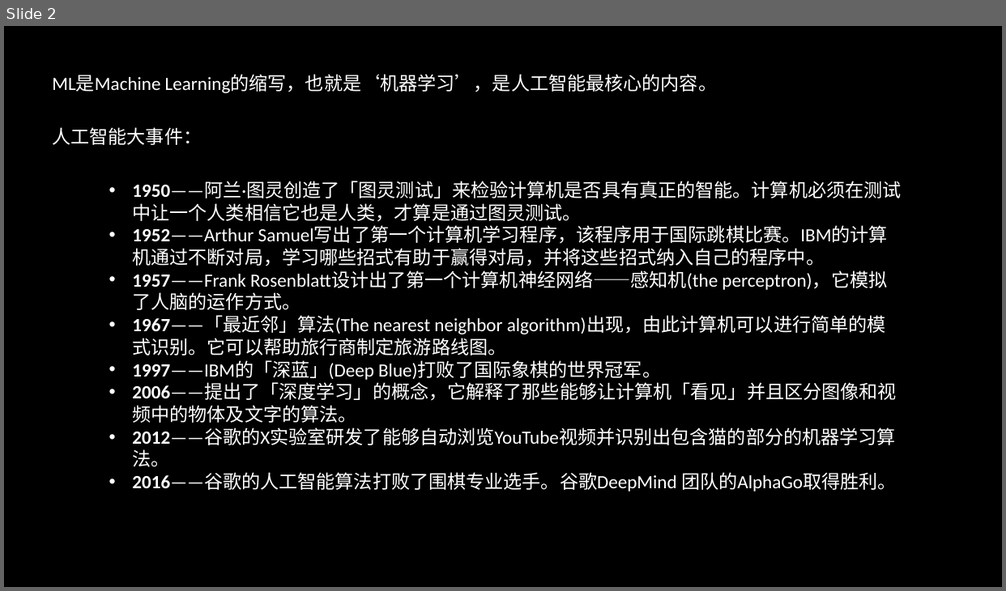
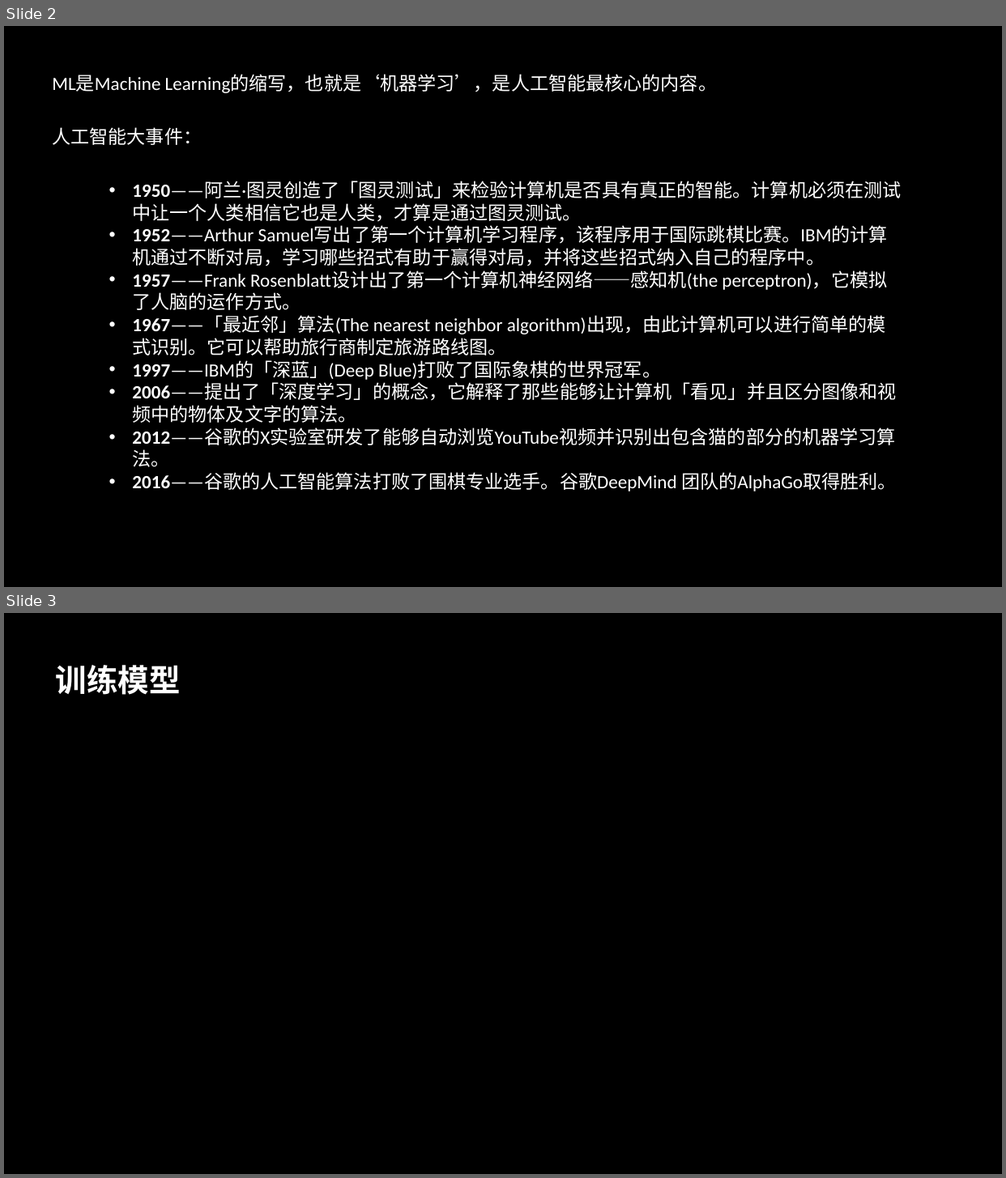
Before and after one commit to GuanyiLL/Study, a slide deck: Swift/CoreMLResearching/CoreML.pptx. Shown one above the other, each under a label of ours: slide 2 before the commit, slides 2 and 3 after it. The pictures are 1006x591 and 1006x1178 pixels, drawn with LibreOffice and Linux fonts; fonts in the diff are those of the drawing. Boxes give left, top, right and bottom in pixels: in the first picture for what was removed or moved away, otherwise in the second. Text is boxed around its words. In the diff, an @@ line names an element or a change of style, - is before the commit and + after.

```diff
--- a/Swift/CoreMLResearching/CoreML.pptx
+++ b/Swift/CoreMLResearching/CoreML.pptx
@@ slide 3 added at (4,613,1002,1174), background #000000 @@
@@ text added at (56,665,181,695), 30 pt, text #FFFFFF, bold @@
+训练模型
```
Also in this commit, not shown: 7 other slides added, 1 slide removed.
